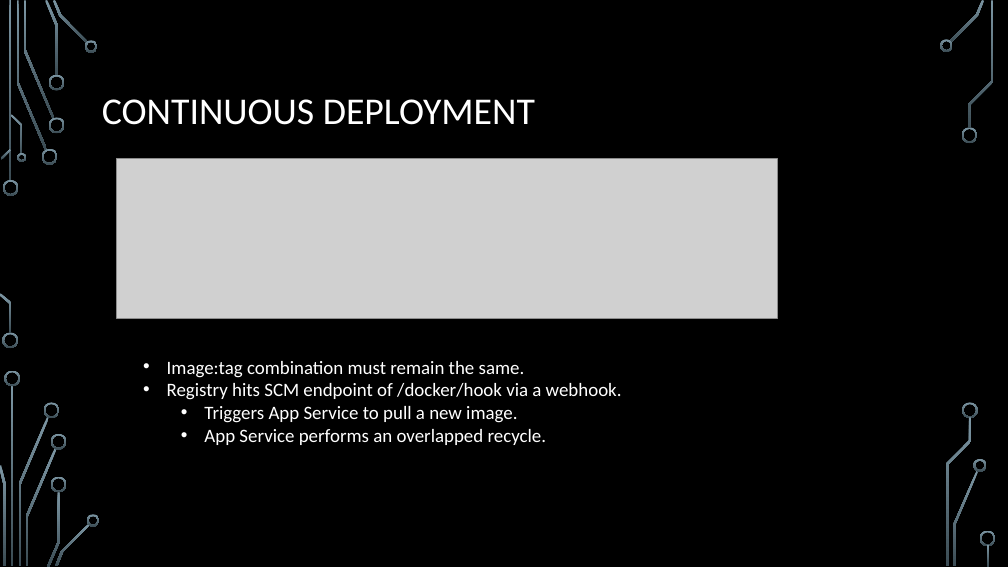
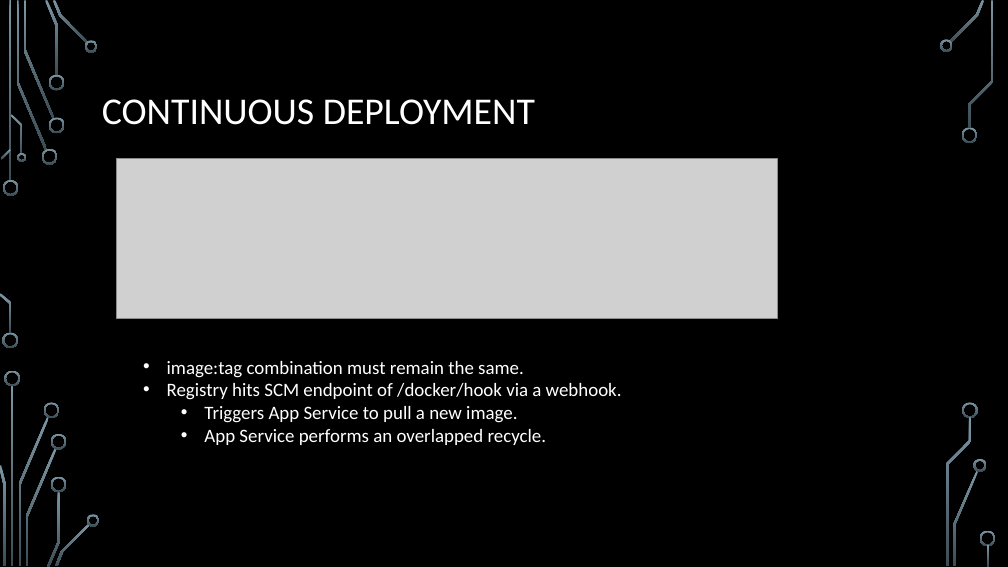
Before and after one commit to jamesche75/Linux-Boot-Camp, a slide deck: slide 10 of Modules/Module 5 - Linux and App Service/Module 5 - Linux and App Service.pptx (slide 11 before the commit). Drawn at 1008x567 pixels with LibreOffice and Linux fonts; fonts in the diff are those of the drawing; grey boxes stand for pictures; background and template pictures are left out. Boxes give left, top, right and bottom in pixels: in the first picture for what was removed or moved away, otherwise in the second. Text is boxed around its words. In the diff, an @@ line names an element or a change of style, - is before the commit and + after.

```diff
--- a/Modules/Module 5 - Linux and App Service/Module 5 - Linux and App Service.pptx
+++ b/Modules/Module 5 - Linux and App Service/Module 5 - Linux and App Service.pptx
@@ text at box(167, 361, 524, 378): text changed @@
-• Image:tag combination must remain the same.
+• image:tag combination must remain the same.
```
Also in this commit, not shown: 8 other slides changed, 1 slide added, 2 slides removed, 3 other files.
